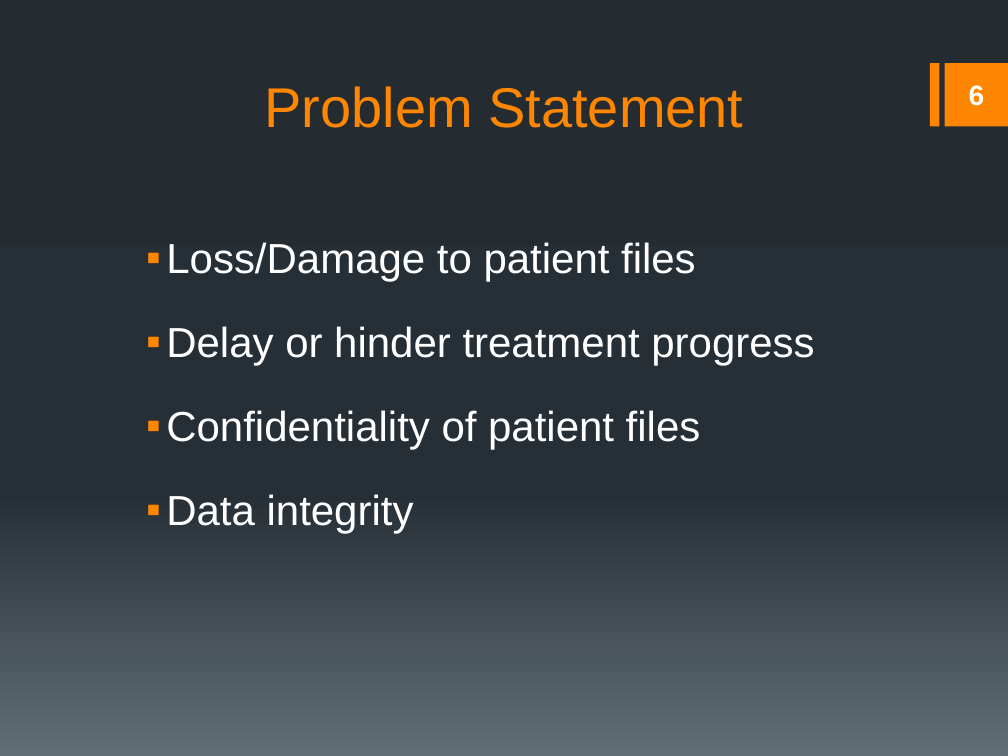
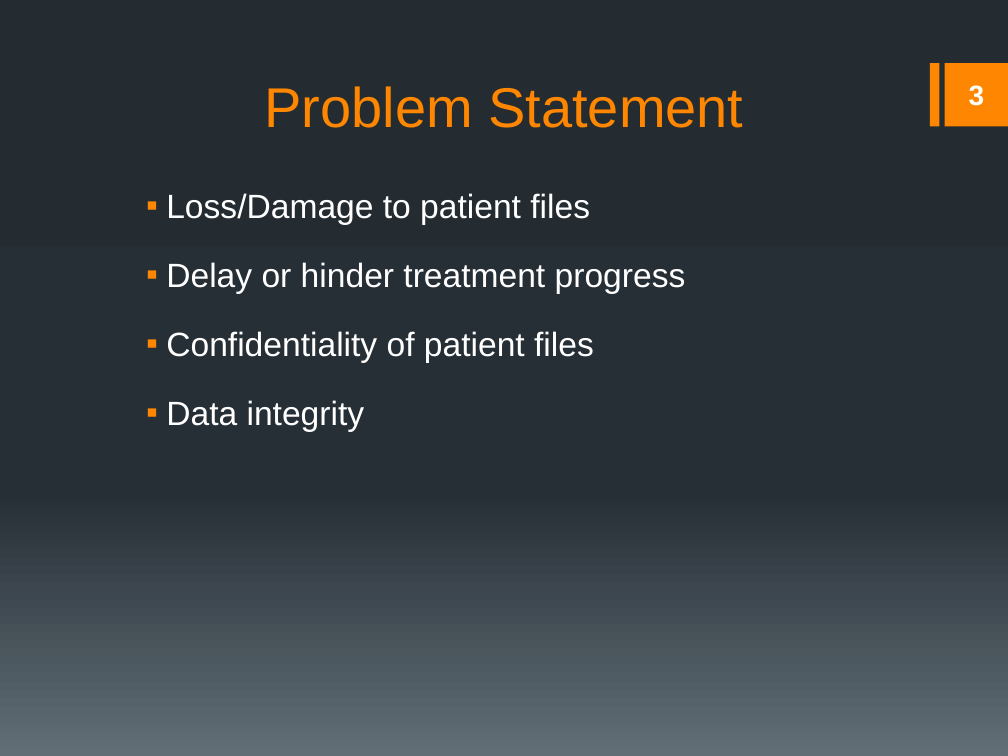
Before and after one commit to rmkane/semrs, a slide deck: slide 3 of Documentation/Final_Presentation.pptx (slide 6 before the commit). Drawn at 1008x756 pixels with LibreOffice and Linux fonts; fonts in the diff are those of the drawing. Boxes give left, top, right and bottom in pixels: in the first picture for what was removed or moved away, otherwise in the second. Text is boxed around its words. In the diff, an @@ line names an element or a change of style, - is before the commit and + after.

```diff
--- a/Documentation/Final_Presentation.pptx
+++ b/Documentation/Final_Presentation.pptx
@@ page number at bbox=[969, 85, 985, 106]: text changed @@
-6
+3
@@ text "Loss/Damage to patient files": place and size @@
-text "Loss/Damage to patient files" at bbox=[166, 242, 814, 534]
+text "Loss/Damage to patient files" at bbox=[166, 193, 686, 432]
@@ text "Loss/Damage to patient files" at bbox=[166, 193, 686, 432]: size 30 to 24 pt @@
```
Also in this commit, not shown: 8 other slides changed, 2 slides removed, 4 other files.
